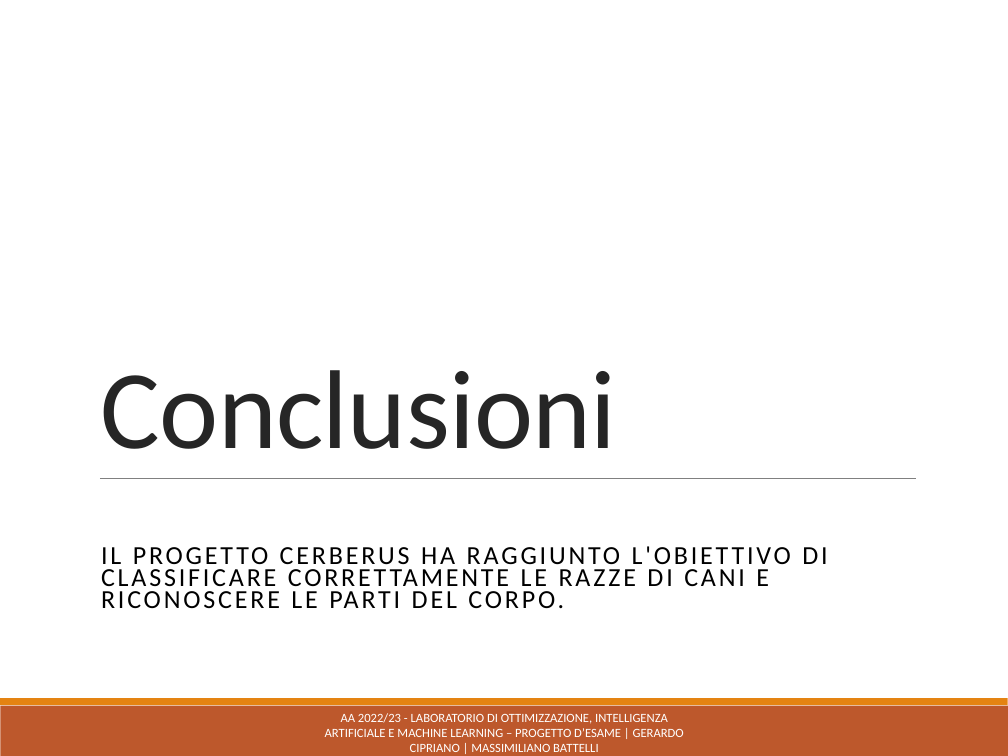
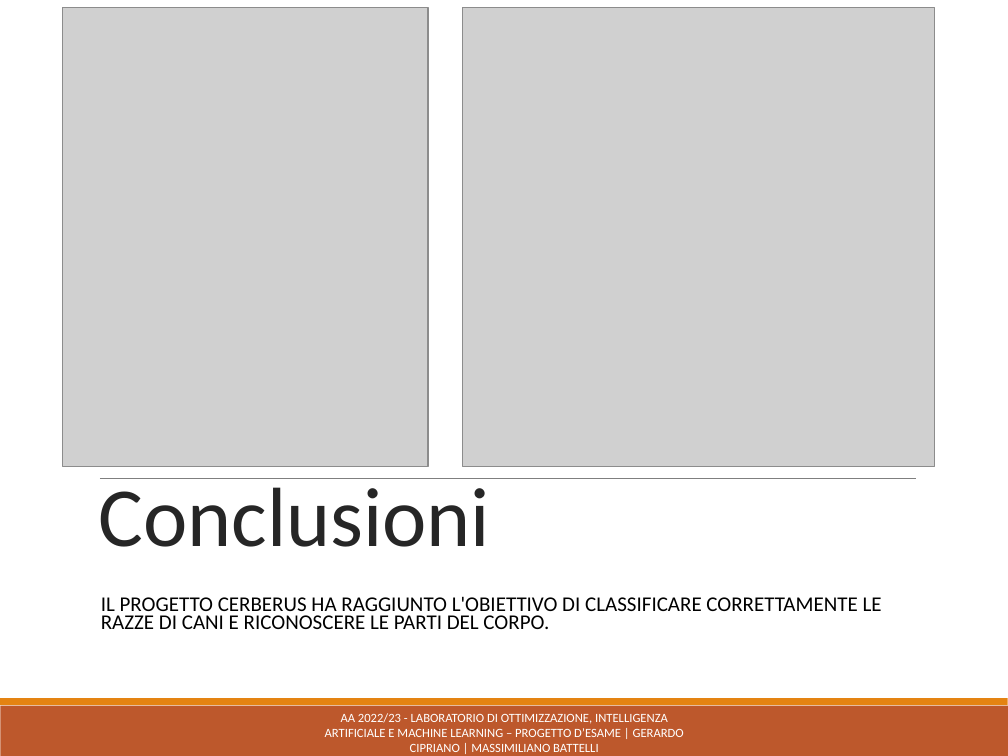
Before and after one commit to gerardocipriano/Cerberus-Dog-Breed-Classification-and-Body-Localization-PyTorch, a slide deck: slide 13 of progetto_cerberus.pptx (slide 15 before the commit). Drawn at 1008x756 pixels with LibreOffice and Linux fonts; fonts in the diff are those of the drawing; grey boxes stand for pictures. Boxes give left, top, right and bottom in pixels: in the first picture for what was removed or moved away, otherwise in the second. Text is boxed around its words. In the diff, an @@ line names an element or a change of style, - is before the commit and + after.

```diff
--- a/progetto_cerberus.pptx
+++ b/progetto_cerberus.pptx
@@ picture added at [62,8,428,467] @@
@@ picture added at [463,8,935,467] @@
@@ title "Conclusioni": place and size @@
-title "Conclusioni" at [101,370,616,449]
+title "Conclusioni" at [98,478,490,547]
@@ title "Conclusioni" at [98,478,490,547]: size 80 to 60 pt, letter spacing -0.5 to 0 pt @@
@@ subtitle "IL PROGETTO CERBERUS HA RAGGIUNTO ...": place and size @@
-subtitle "IL PROGETTO CERBERUS HA RAGGIUNTO ..." at [110,547,218,571]
+subtitle "IL PROGETTO CERBERUS HA RAGGIUNTO ..." at [101,596,882,629]
@@ subtitle "IL PROGETTO CERBERUS HA RAGGIUNTO ..." at [101,596,882,629]: size 18.6 to 15 pt, letter spacing 2 to 0 pt @@
```
Also in this commit, not shown: 12 other slides changed, 2 slides removed.
